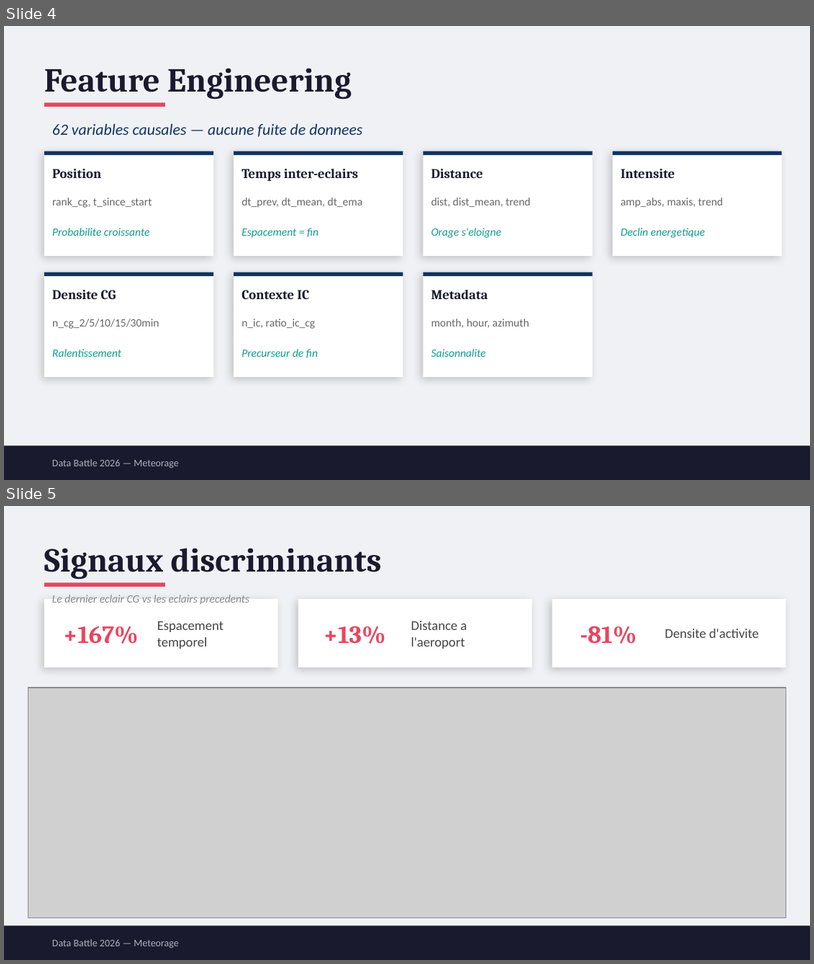
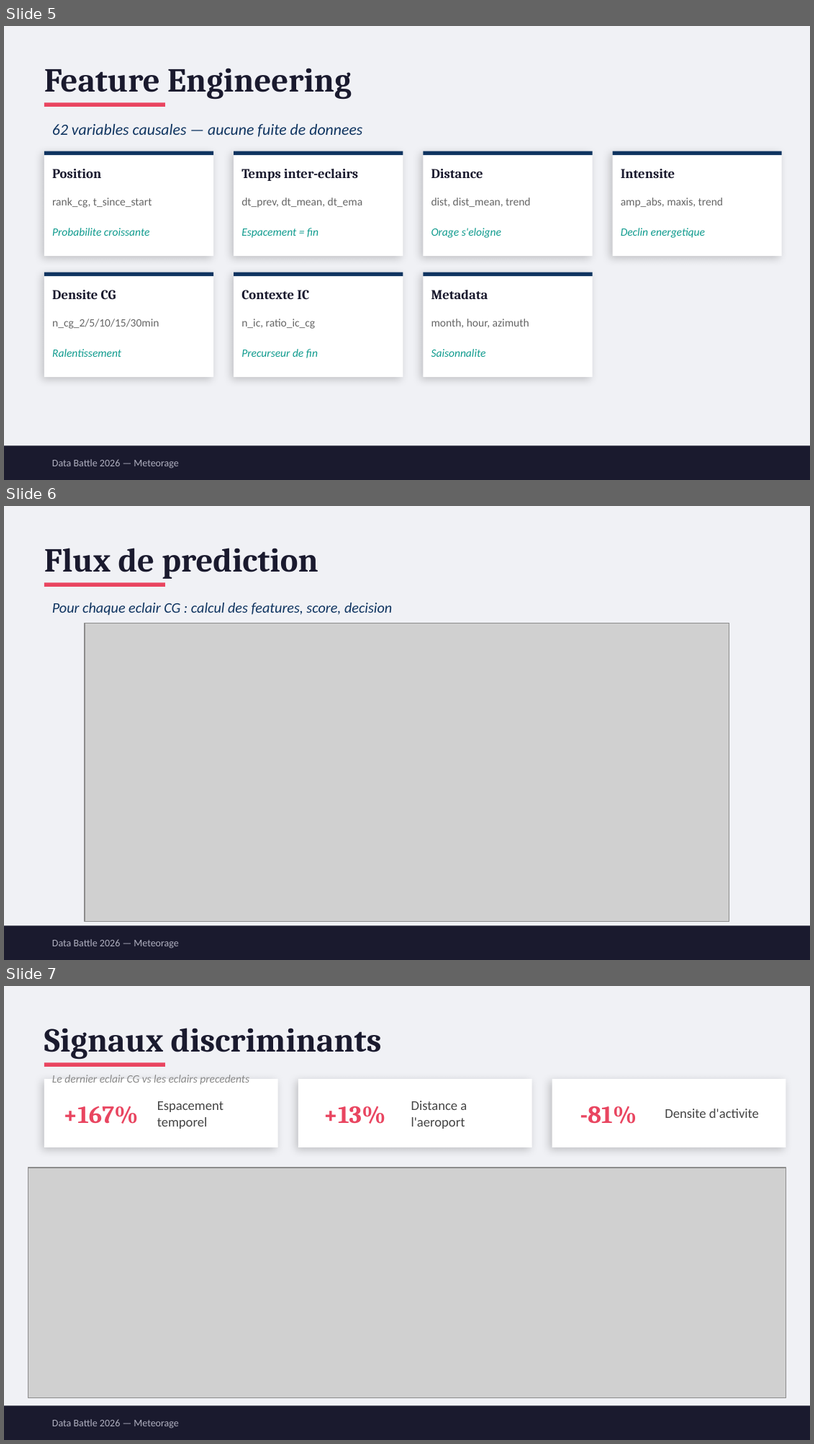
Before and after one commit to PiedPiperJr/Data_Battle_2026, a slide deck: presentation_soutenance.pptx. Shown one above the other, each under a label of ours: slides 4 and 5 before the commit, slides 5, 6 and 7 after it. The pictures are 814x964 and 814x1444 pixels, drawn with LibreOffice and Linux fonts; fonts in the diff are those of the drawing; grey boxes stand for pictures. Boxes give left, top, right and bottom in pixels: in the first picture for what was removed or moved away, otherwise in the second. Text is boxed around its words. In the diff, an @@ line names an element or a change of style, - is before the commit and + after.

```diff
--- a/presentation_soutenance.pptx
+++ b/presentation_soutenance.pptx
@@ slide 6 added at (x1=4, y1=506, x2=810, y2=960), background #F0F1F5 @@
@@ text added at (x1=44, y1=548, x2=318, y2=579), 30 pt, text #1A1A2E, bold @@
+Flux de prediction
@@ rectangle added at (x1=44, y1=582, x2=165, y2=587), fill #E94560 @@
@@ text added at (x1=52, y1=602, x2=392, y2=615), 13 pt, text #0F3460, italic @@
+Pour chaque eclair CG : calcul des features, score, decision
@@ picture added at (x1=85, y1=623, x2=730, y2=921) @@
@@ rectangle added at (x1=4, y1=925, x2=810, y2=959), fill #1A1A2E @@
@@ text added at (x1=52, y1=939, x2=179, y2=948), 9 pt, text #B0B0C0 @@
+Data Battle 2026 — Meteorage
@@ what was slide 4 is now slide 5 @@
@@ what was slide 5 is now slide 7 @@
```
Also in this commit, not shown: 1 slide changed, 1 other slide added, 7 other files.
